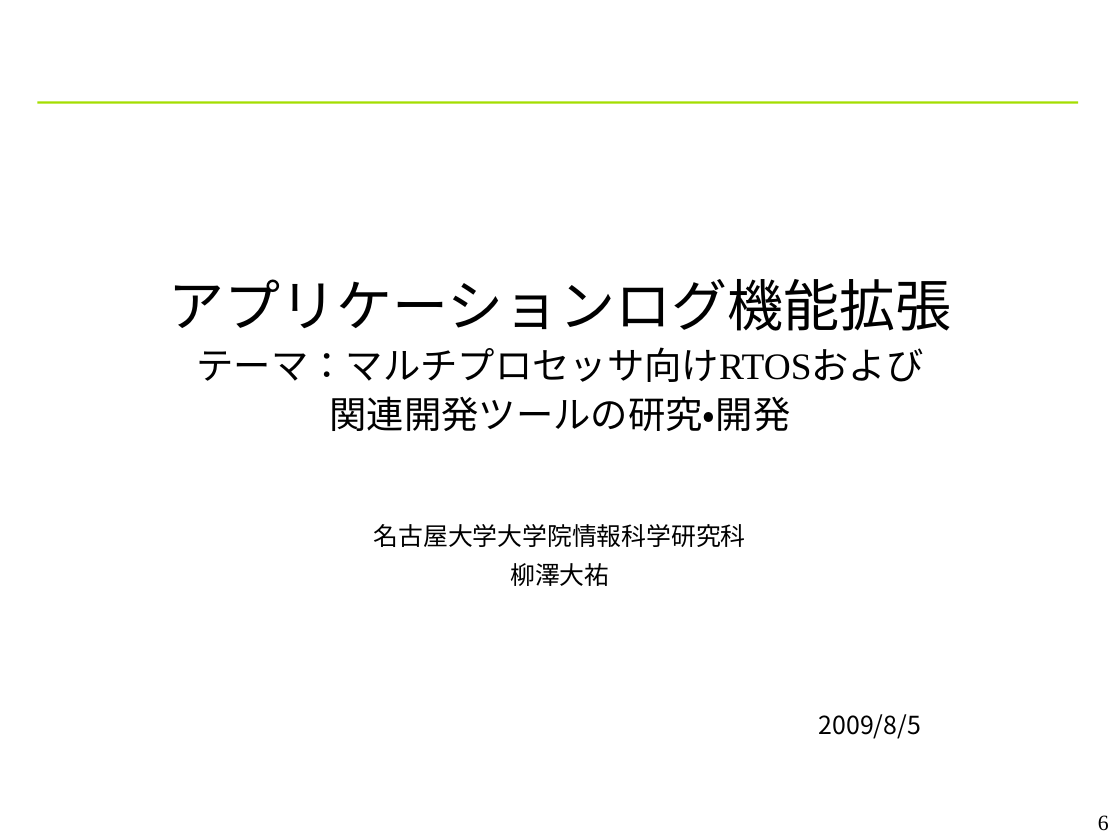
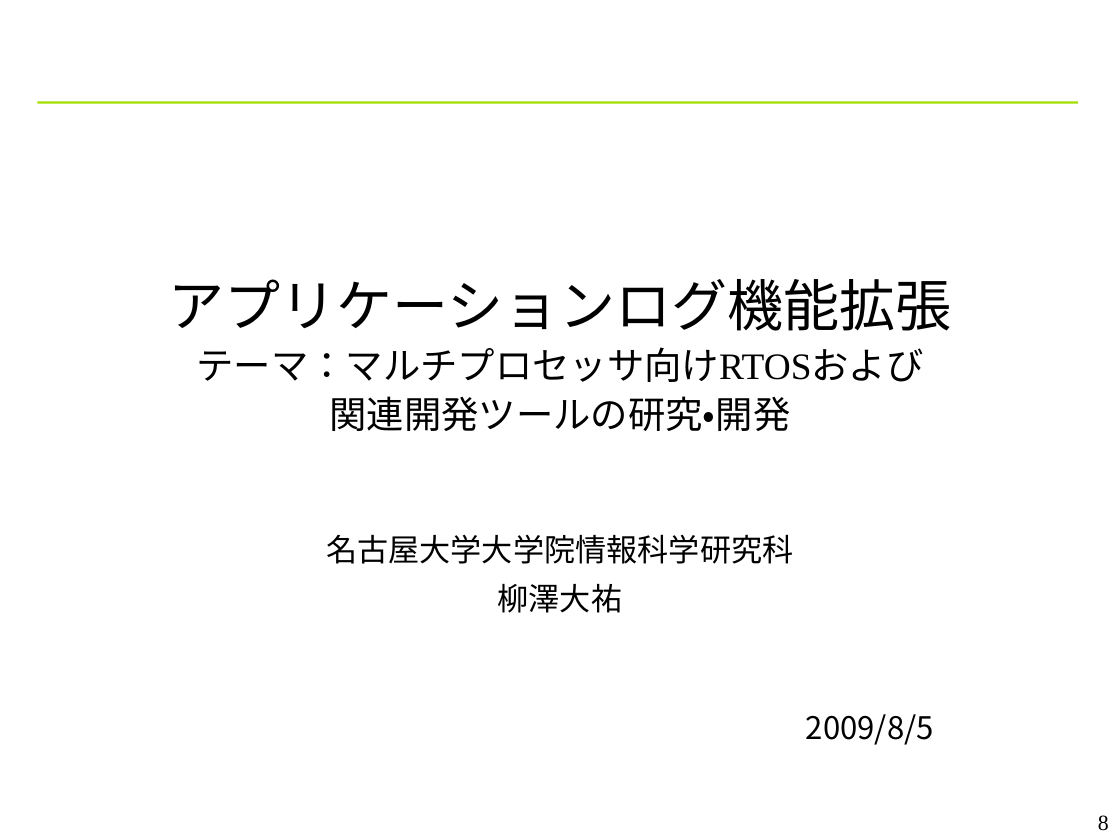
Before and after one commit to YixiaoLi/tlv4mc, a slide deck: slide 8 of doc/phase4/joho_koukankai/ojl-2nd-comm-yanagi.ppt (slide 6 before the commit). Drawn at 1120x840 pixels with LibreOffice and Linux fonts; fonts in the diff are those of the drawing; background and template pictures are left out. Boxes give left, top, right and bottom in pixels: in the first picture for what was removed or moved away, otherwise in the second. Text is boxed around its words. In the diff, an @@ line names an element or a change of style, - is before the commit and + after.

```diff
--- a/doc/phase4/joho_koukankai/ojl-2nd-comm-yanagi.ppt
+++ b/doc/phase4/joho_koukankai/ojl-2nd-comm-yanagi.ppt
@@ subtitle "名古屋大学大学院情報科学研究科" at (x1=326, y1=534, x2=793, y2=613): size 16 to 20 pt; more space between paragraphs @@
@@ text "2009/8/5" at (x1=806, y1=714, x2=934, y2=745): size 16 to 20 pt; more space between paragraphs @@
@@ page number at (x1=1098, y1=815, x2=1109, y2=831): text changed @@
-6
+8
```
Also in this commit, not shown: 12 other slides changed, 2 slides added.
